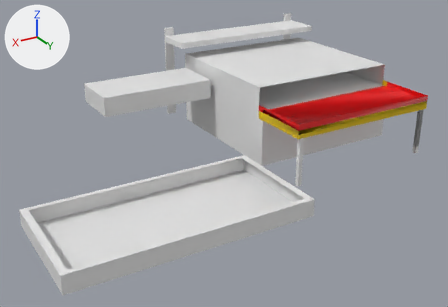
An edit to the FBX model Assets/Models/PlayerHouseSTM.fbx, drawn before and after from the same camera.
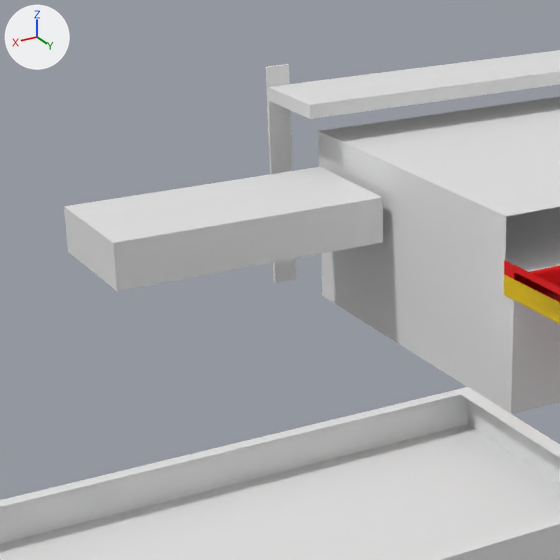
There are two pictures of each version: one whole from a 50 mm lens placed at (38.9, 80.9, 31.1), pointed at (2.6, 20.5, 0.9), one close up on the part from 13% to 63% of the width and 1% to 73% of the height. Lighting does not change. The marker at upper left points along +X, +Y and +Z. Where no turn or scale is listed for an object, it has been applied to the vertices. Vertices at the same position are counted once.
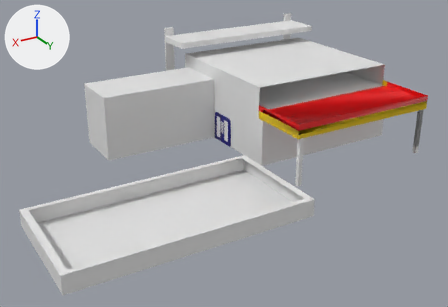
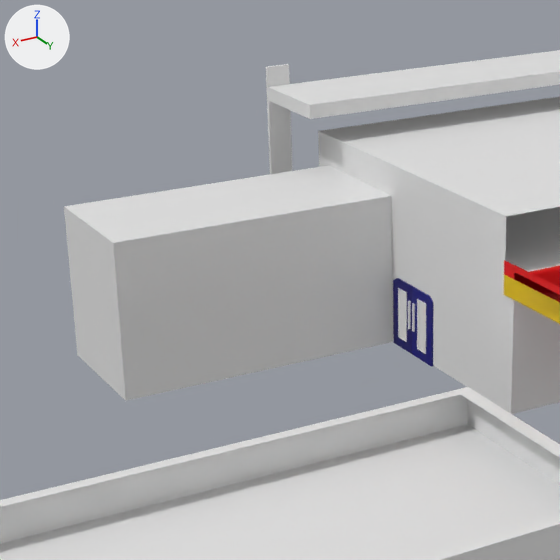
What differs and where, as boxes (x1, y1, x2, y2) in the close-ups (560 x 560 px):
'Cube.003', mesh rescaled (90% taller): before (64, 167, 383, 291); after (64, 165, 393, 401)
'Cube.012', added (blue): after (412, 287, 433, 367)
'Cube.011', added (blue): after (393, 278, 413, 354)
'Cube.014', added: after (417, 299, 426, 354)
'Cube.013', added: after (398, 288, 407, 342)
'Cylinder.001', added: after (412, 303, 415, 332)

The change, as a diff of the scene's bpy script:
```diff
--- a/Assets/Models/PlayerHouseSTM.fbx.py
+++ b/Assets/Models/PlayerHouseSTM.fbx.py
@@ mat_material_008 @@
+mat_material_008 = principled_material('Material.008')
+mat_material_008.base_color = (0.00102, 0.0, 0.184)  # dark blue #030077
@@ mat_material_007 @@
+mat_material_007 = principled_material('Material.007')
+mat_material_007.base_color = (0.00331, 0.0, 0.131)  # dark blue #0b0065
@@ me_cube_003 @@
 me_cube_003.from_pydata(...)  # 8 vertices, 6 faces; spans x -1.0..14.1, y -1.0..6.1, z -1.3..1.3
 # used by ob_cube_003; location = (0.0, 4.81, 6.04)
+# me_cube_003 part 1: the whole mesh is scaled about its middle by (1.04, 1, 3.36), then moved by (-0.3, 0.0, -2.9)
 me_cube_003.materials.append(mat_material_005)
@@ me_cube_013 @@
+me_cube_013.from_pydata(...)  # 40 vertices, 39 faces; spans x -0.14..0.14, y -0.44..0.44, z -2.08..0.78
@@ me_cylinder_001 @@
+me_cylinder_001.from_pydata(...)  # 64 vertices, 34 faces; spans x -0.21..0.21, y -0.1..0.1, z -0.79..0.79
@@ me_cube_012 @@
+me_cube_012.from_pydata(...)  # 12 vertices, 10 faces; spans x -0.09..0.09, y -1.0..1.0, z -1.0..2.87
+me_cube_012.materials.append(mat_material_008)  # dark blue #030077
@@ me_cube_011_1 @@
+me_cube_011_1.from_pydata(...)  # 12 vertices, 10 faces; spans x -0.09..0.09, y -1.0..1.0, z -1.0..2.87
+me_cube_011_1.materials.append(mat_material_007)  # dark blue #0b0065
@@ me_cube_016 @@
+me_cube_016.from_pydata(...)  # 40 vertices, 39 faces; spans x -0.14..0.14, y -0.44..0.44, z -2.08..0.78
@@ ob_cube_013 @@
+ob_cube_013 = bpy.data.objects.new('Cube.013', me_cube_013)
+ob_cube_013.location = (-1.56, 12.22, 1.6)
@@ ob_cylinder_001 @@
+ob_cylinder_001 = bpy.data.objects.new('Cylinder.001', me_cylinder_001)
+ob_cylinder_001.location = (-1.56, 13.4, 1.19)
@@ ob_cube_012 @@
+ob_cube_012 = bpy.data.objects.new('Cube.012', me_cube_012)
+ob_cube_012.location = (-1.56, 14.21, -0.02)
@@ ob_cube_011 @@
+ob_cube_011 = bpy.data.objects.new('Cube.011', me_cube_011_1)
+ob_cube_011.location = (-1.56, 12.2, -0.02)
@@ ob_cube_014 @@
+ob_cube_014 = bpy.data.objects.new('Cube.014', me_cube_016)
+ob_cube_014.location = (-1.56, 14.23, 1.6)
```
